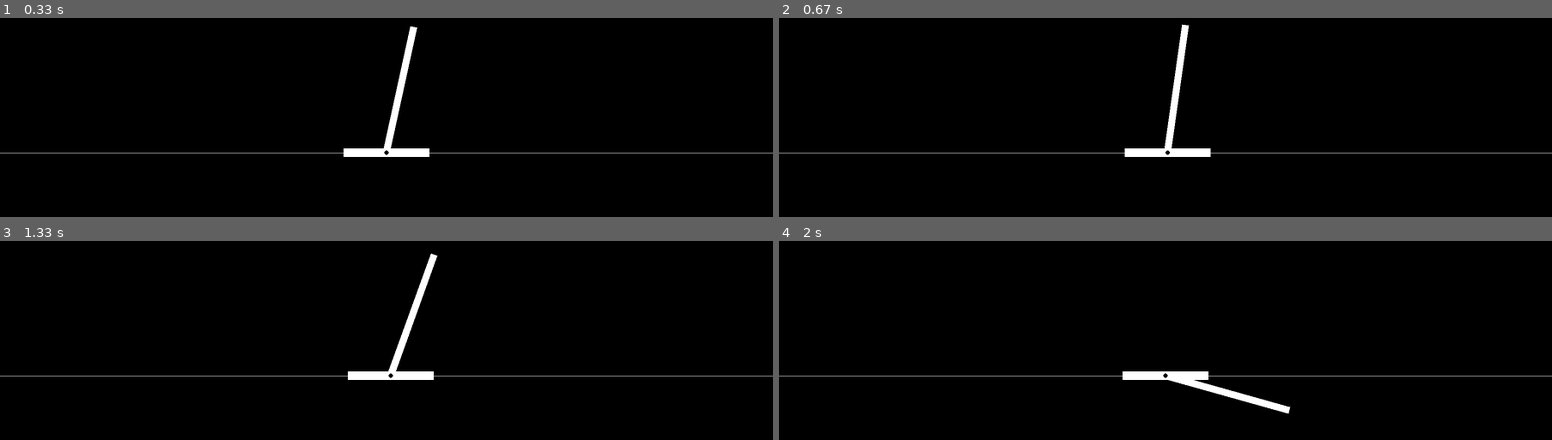
Above: before the commit, frames 1-4 (two rows, left to right).
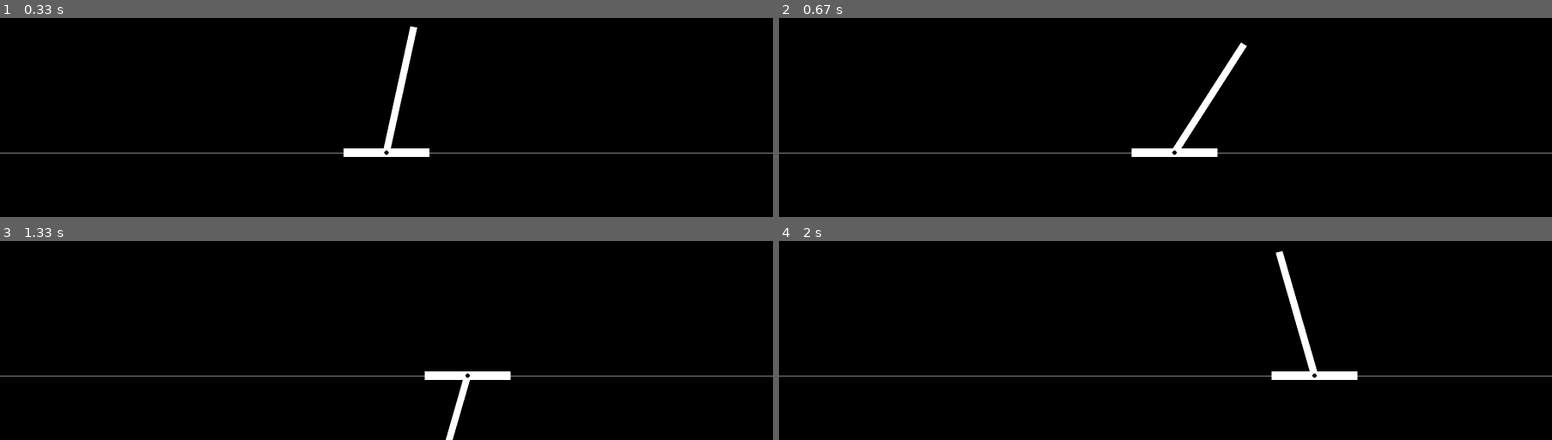
Above: after the commit, the same moments.

Repository: antosjakub/gamiq
Game: pygame game, started from vis.py
The game is run twice, just before and just after one commit, with the same random seed, the same clock (stepped at 60 frames per second) and the same inputs.
Inputs:
- Up to frame 1 (0.33 s): no input
- Up to frame 2 (0.67 s): hold Right from 0.33 s (still down)
- Up to frame 3 (1.33 s): release Right at 0.8 s; hold Right 0.83-1.3 s
- Up to frame 4 (2 s): hold Left 1.33-1.87 s; hold Left from 1.9 s (still down)

Frame 1 is identical in both runs. In frame 2, 1.3% of the frame differs, in the area x 44-61%, y 3-70%; in frame 3, 1.8%; in frame 4, 2.1%, in the area x 44-75%, y 4-88%.

Commit message:
super physics engine v2

Diff:
--- /dev/null
+++ b/cartpole_physics.py
@@ -0,0 +1,28 @@
+import numpy as np
+
+g = 1
+
+def deg_from_rad(rad):
+    return rad/(2*np.pi) * 360
+def rad_from_deg(deg):
+    return deg/360 * 2*np.pi
+
+
+class CartPole:
+
+    def __init__(self, pole_length, x, x_dot, theta, theta_dot):
+        self.l = pole_length
+        self.x = x
+        self.x_dot = x_dot
+        self.theta = theta
+        self.theta_dot = theta_dot
+
+    def step(self, dt, action):
+        x_double_dot = 0
+        x_double_dot = 100.0*action
+        self.x_dot += x_double_dot * dt
+        self.x += self.x_dot * dt
+        #print(x_double_dot, self.x_dot, self.x)
+        theta_double_dot = g * np.sin(self.theta) + x_double_dot/100
+        self.theta_dot += theta_double_dot * dt
+        self.theta += self.theta_dot * dt
--- a/vis.py
+++ b/vis.py
@@ -1,18 +1,8 @@
 import pygame
 from pygame.math import Vector2
 import numpy as np
+import cartpole_physics
 
-def deg_from_rad(rad):
-    return rad/(2*np.pi) * 360
-def rad_from_deg(deg):
-    return deg/360 * 2*np.pi
-
-def get_circle_pos(theta):
-    return np.array([np.sin(theta), np.cos(theta)])
-
-def np_to_pygame_arr(arr):
-    assert len(arr) == 2
-    return Vector2(arr[0], arr[1])
 
 # Initialize Pygame
 pygame.init()
@@ -38,39 +28,36 @@
 cartpole_arm_h = 15
 
 # initial conditions
-theta = rad_from_deg(10)
-theta_dot = 0
-x = 0
-
-# constants
-l = cartpole_arm_w
-g = 1
-
-def h_from_theta(theta):
-    return l*np.cos(theta)
-def v_from_E_and_theta(E, theta):
-    return np.sqrt(2*(E-g*l*np.cos(theta)))
+cartpole = cartpole_physics.CartPole(cartpole_arm_w, x=0, x_dot=0, theta=cartpole_physics.rad_from_deg(10), theta_dot=0)
 
 i = 0
 # Game loop
 running = True
 while running:
+    action = 0
     for event in pygame.event.get():
         if event.type == pygame.QUIT:
             running = False
-        elif event.type == pygame.KEYDOWN:
-            if event.key == pygame.K_RIGHT:
-                x += 5
-                theta -= rad_from_deg(10)
-            if event.key == pygame.K_LEFT:
-                x -= 5
-                theta += rad_from_deg(10)
+        #elif event.type == pygame.KEYDOWN:
+        #    if event.key == pygame.K_RIGHT:
+        #        action = 1
+        #    if event.key == pygame.K_LEFT:
+        #        action = -1
+
+    keys = pygame.key.get_pressed()
+    if keys[pygame.K_LEFT]:
+        print("Left arrow is being held down.")
+        action = -1
+    if keys[pygame.K_RIGHT]:
+        print("Right arrow is being held down.")
+        action = 1
+
     dt = clock.tick(100)
+    delta_t = dt/500
+    cartpole.step(delta_t, action)
 
-    delta_t = dt/500
-    theta_double_dot = g * np.sin(theta)
-    theta_dot += theta_double_dot * delta_t
-    theta += theta_dot * delta_t
+
+
 
     # GRAPHICS
     pygame.display.flip()
@@ -78,7 +65,7 @@
     pygame.draw.line(window, WHITE, Vector2(0,SCREEN_H//2+ground_h_offset), Vector2(SCREEN_W,SCREEN_H//2+ground_h_offset), 1)
     # -- cartpole base
     pygame.draw.rect(window, WHITE, [
-        SCREEN_W//2 - cartpole_w//2 + x,
+        SCREEN_W//2 - cartpole_w//2 + cartpole.x,
         SCREEN_H//2 - cartpole_h//2 + ground_h_offset,
         cartpole_w,
         cartpole_h
@@ -89,13 +76,13 @@
         for i,j in [[1,1/2], [1,-1/2], [0,-1/2], [0,1/2]]
     ]
     arm_coords = [
-        Vector2(SCREEN_W//2 + x, SCREEN_H//2 + ground_h_offset) +
-        p.rotate(-90+deg_from_rad(theta)) for p in arm_pnts
+        Vector2(SCREEN_W//2 + cartpole.x, SCREEN_H//2 + ground_h_offset) +
+        p.rotate(-90+cartpole_physics.deg_from_rad(cartpole.theta)) for p in arm_pnts
     ]
     pygame.draw.polygon(window, WHITE, arm_coords, 0)
     # -- cartpole center
     pygame.draw.circle(window, NIGGA, [
-        SCREEN_W//2 + x,
+        SCREEN_W//2 + cartpole.x,
         SCREEN_H//2 + ground_h_offset
     ], 5, 0)
 
